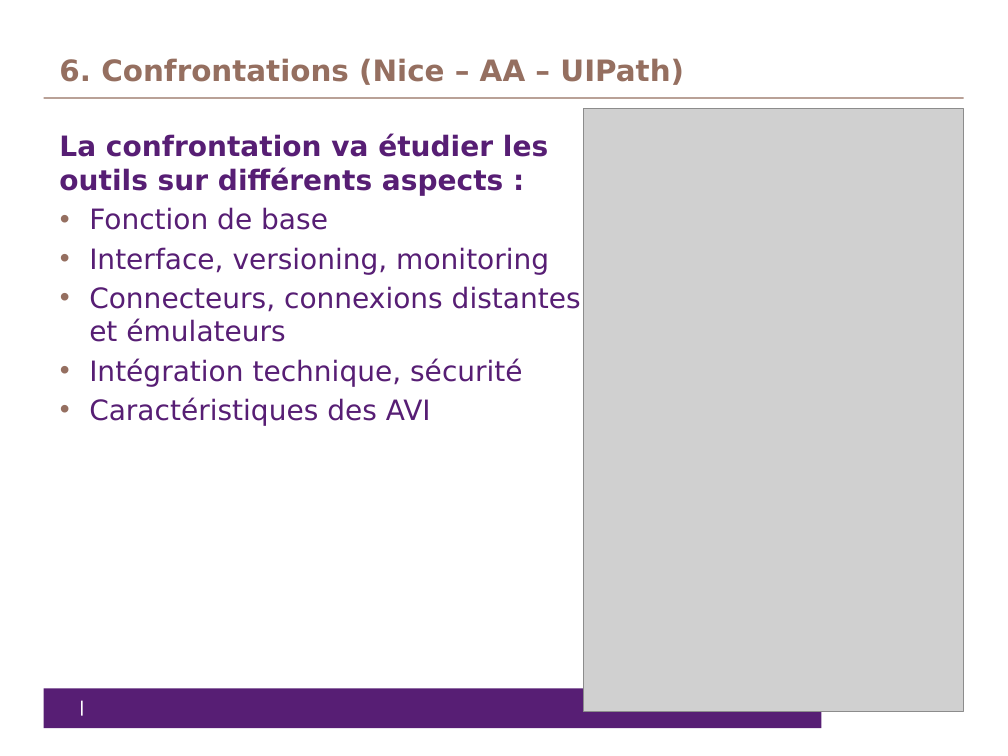
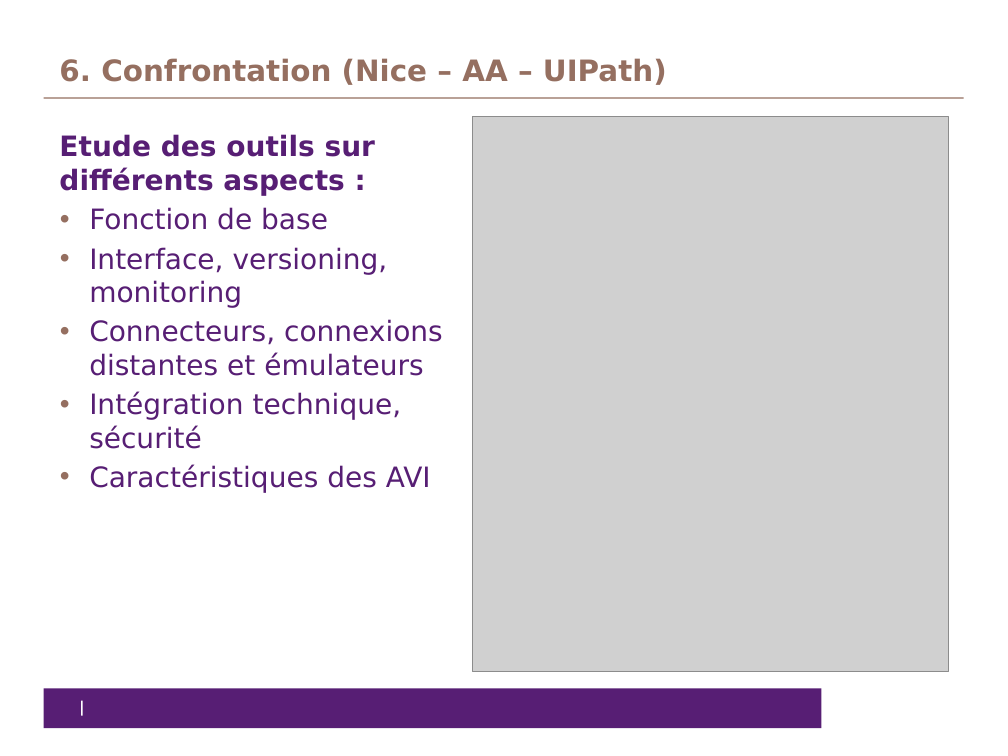
Before and after one commit to Lorennzo/Projet, a slide deck: slide 12 of conclusion des Poc RPA V64.pptx (slide 11 before the commit). Drawn at 1008x756 pixels with LibreOffice and Linux fonts; fonts in the diff are those of the drawing; grey boxes stand for pictures. Boxes give left, top, right and bottom in pixels: in the first picture for what was removed or moved away, otherwise in the second. Text is boxed around its words. In the diff, an @@ line names an element or a change of style, - is before the commit and + after.

```diff
--- a/conclusion des Poc RPA V64.pptx
+++ b/conclusion des Poc RPA V64.pptx
@@ title at box(59, 58, 667, 85): text changed @@
-6. Confrontations (Nice – AA – UIPath)
+6. Confrontation (Nice – AA – UIPath)
@@ picture: place and size @@
-picture at box(584, 109, 964, 712)
+picture at box(473, 117, 949, 672)
@@ text at box(59, 134, 375, 196): text changed @@
-La confrontation va étudier les outils sur différents aspects :
+Etude des outils sur différents aspects :
```
Also in this commit, not shown: 6 other slides changed, 2 slides added.
